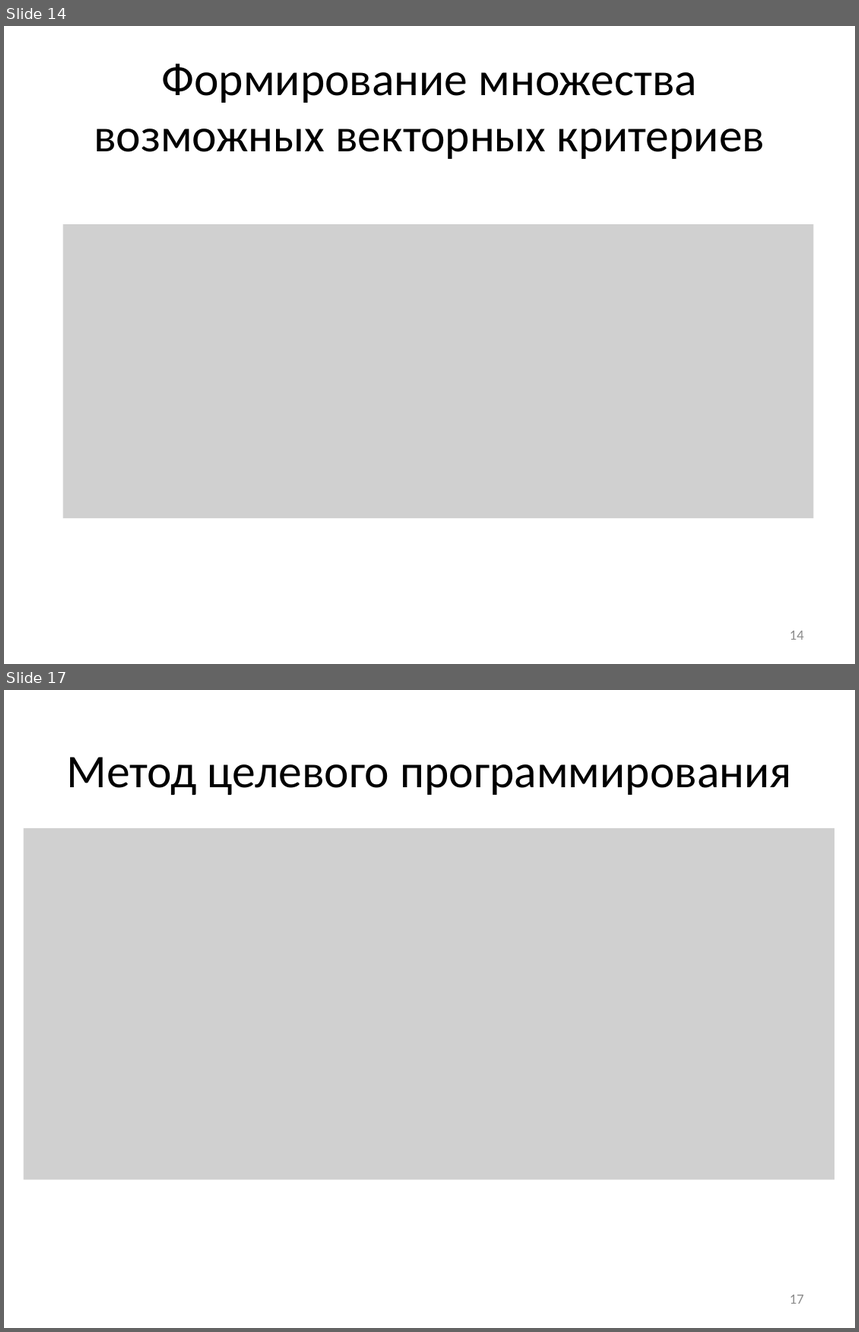
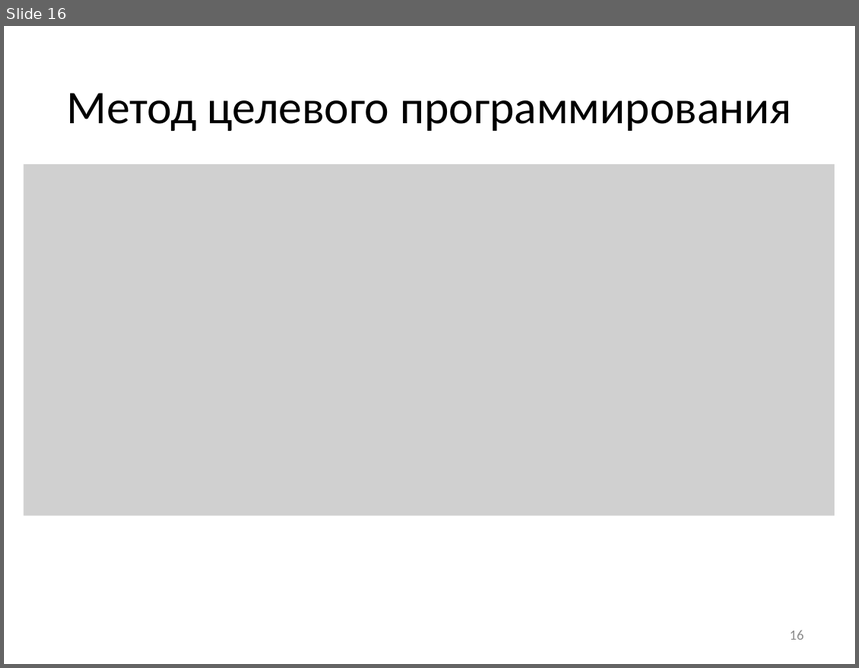
Before and after one commit to arkuzmin/diplom, a slide deck: optimization/4 семестр/РПЗ/Презентация_v2.0.pptx. Shown one above the other, each under a label of ours: slides 14 and 17 before the commit, slide 16 after it; the slides between them are not shown. The pictures are 859x1332 and 859x668 pixels, drawn with LibreOffice and Linux fonts; fonts in the diff are those of the drawing; grey boxes stand for pictures. Boxes give left, top, right and bottom in pixels: in the first picture for what was removed or moved away, otherwise in the second. Text is boxed around its words. In the diff, an @@ line names an element or a change of style, - is before the commit and + after.

```diff
--- a/optimization/4 семестр/РПЗ/Презентация_v2.0.pptx
+++ b/optimization/4 семестр/РПЗ/Презентация_v2.0.pptx
@@ slide 14 removed at bbox=[4, 26, 855, 664], background #FFFFFF @@
@@ title removed at bbox=[94, 63, 766, 159] @@
-Формирование множества возможных векторных критериев
@@ picture removed at bbox=[63, 224, 813, 518] @@
@@ page number removed at bbox=[790, 631, 804, 640] @@
-14
@@ what was slide 17 is now slide 16 @@
@@ page number at bbox=[790, 630, 804, 640]: text changed @@
-17
+16
```
Also in this commit, not shown: 14 slides changed, 1 slide added, 1 other slide removed.
